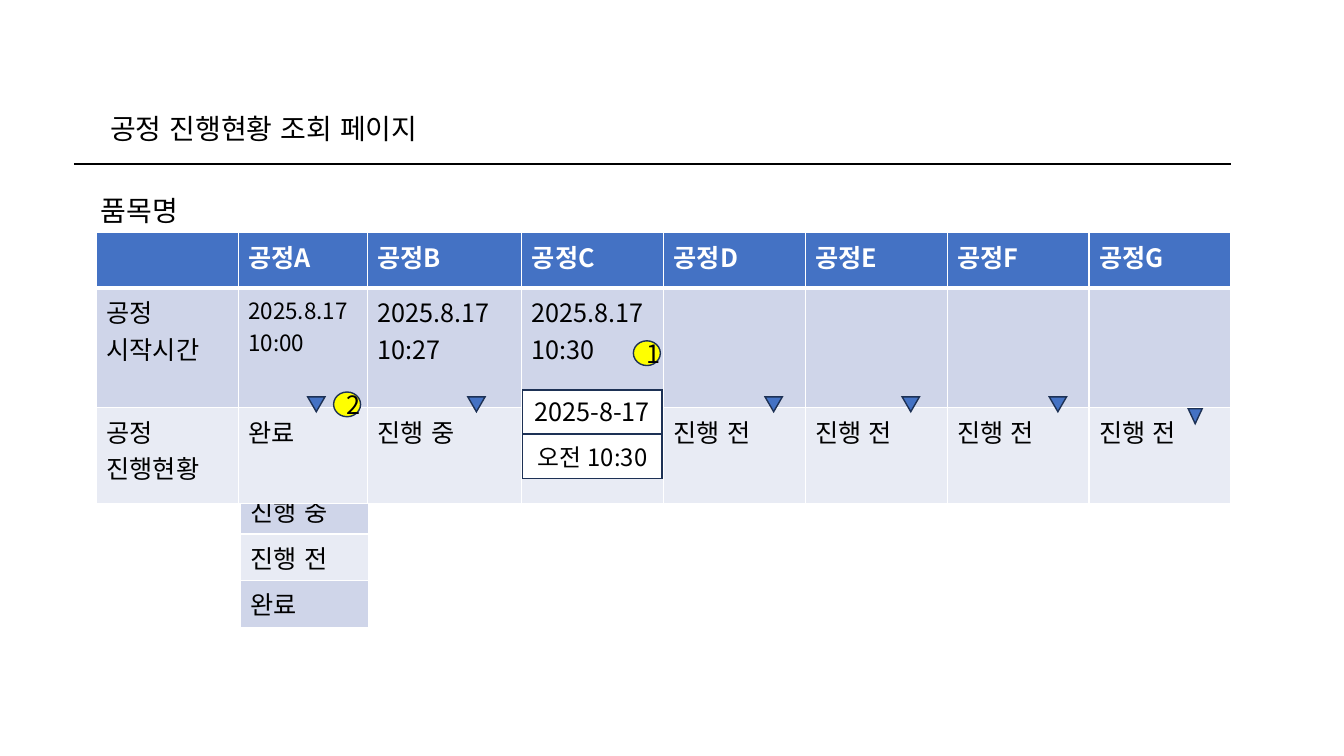
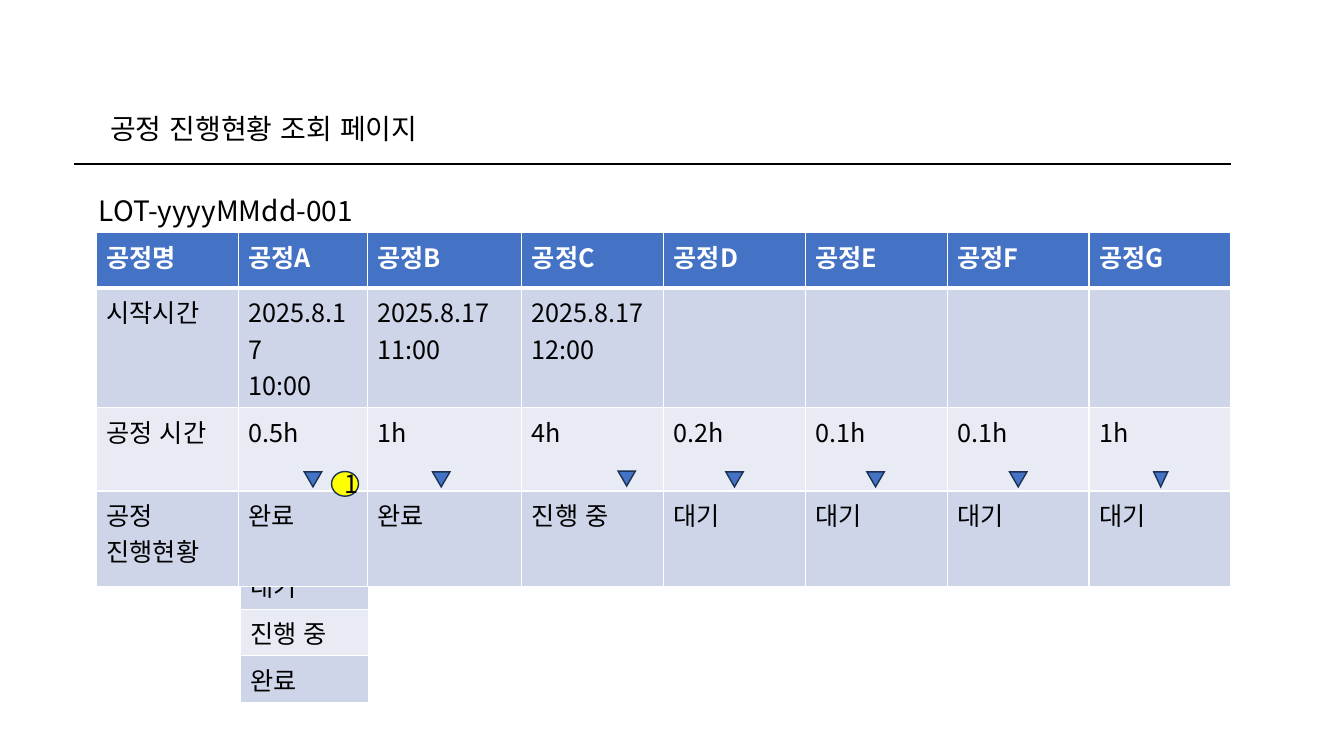
Before and after one commit to wjdgotjd28-del/mes_tripleJ, a slide deck: slide 5 of 화면설계서/수주대상 품목 입출고 관리 페이지(수정중).pptx. Drawn at 1344x756 pixels with LibreOffice and Linux fonts; fonts in the diff are those of the drawing. Boxes give left, top, right and bottom in pixels: in the first picture for what was removed or moved away, otherwise in the second. Text is boxed around its words. In the diff, an @@ line names an element or a change of style, - is before the commit and + after.

```diff
--- a/화면설계서/수주대상 품목 입출고 관리 페이지(수정중).pptx
+++ b/화면설계서/수주대상 품목 입출고 관리 페이지(수정중).pptx
@@ rectangle "LOT-yyyyMMdd-001": place and size @@
-rectangle "LOT-yyyyMMdd-001" at (42, 172, 237, 248)
+rectangle "LOT-yyyyMMdd-001" at (42, 172, 409, 248)
@@ text in rectangle at (99, 198, 353, 228): text changed @@
-품목명
+LOT-yyyyMMdd-001
@@ table at (97, 233, 1233, 567) @@
-row 1:  | 공정A | 공정B | 공정C | 공정D | 공정E | 공정F | 공정G
-row 2: 공정 시작시간 | 2025.8.17 / 10:00 | 2025.8.17 / 10:27 | 2025.8.17 / 10:30 |  |  |  | 
-row 3: 공정 진행현황 | 완료 | 진행 중 | 진행 전 | 진행 전 | 진행 전 | 진행 전 | 진행 전
+row 1: 공정명 | 공정A | 공정B | 공정C | 공정D | 공정E | 공정F | 공정G
+row 2: 시작시간 | 2025.8.17 / 10:00 | 2025.8.17 / 11:00 | 2025.8.17 / 12:00 |  |  |  | 
+row 3: 공정 시간 | 0.5h | 1h | 4h | 0.2h | 0.1h | 0.1h | 1h
+row 4: 공정 진행현황 | 완료 | 완료 | 진행 중 | 대기 | 대기 | 대기 | 대기
@@ ellipse removed at (334, 392, 361, 417) @@
-2
@@ rectangle removed at (522, 390, 661, 434) @@
-2025-8-17
@@ rectangle removed at (522, 435, 661, 478) @@
-오전 10:30
@@ triangle: place and size @@
-triangle at (308, 397, 325, 412)
+triangle at (304, 472, 322, 487)
@@ ellipse "1": place and size @@
-ellipse "1" at (633, 341, 660, 366)
+ellipse "1" at (332, 472, 359, 497)
@@ triangle: place and size @@
-triangle at (468, 397, 485, 412)
+triangle at (433, 472, 450, 487)
@@ triangle added at (618, 471, 635, 486), fill #4472C4, outline #1E3256 1 pt @@
@@ triangle: place and size @@
-triangle at (765, 397, 782, 412)
+triangle at (726, 472, 743, 487)
@@ triangle: place and size @@
-triangle at (902, 397, 920, 412)
+triangle at (867, 472, 884, 487)
@@ triangle: place and size @@
-triangle at (1050, 397, 1067, 412)
+triangle at (1010, 472, 1027, 487)
@@ triangle: place and size @@
-triangle at (1189, 409, 1203, 424)
+triangle at (1154, 472, 1169, 487)
@@ table at (240, 516, 368, 696) @@
+row 2: 대기
-row 3: 진행 전
@@ table: place and size @@
-table at (241, 441, 369, 620)
+table at (240, 516, 368, 696)
```
Also in this commit, not shown: 2 other files.
